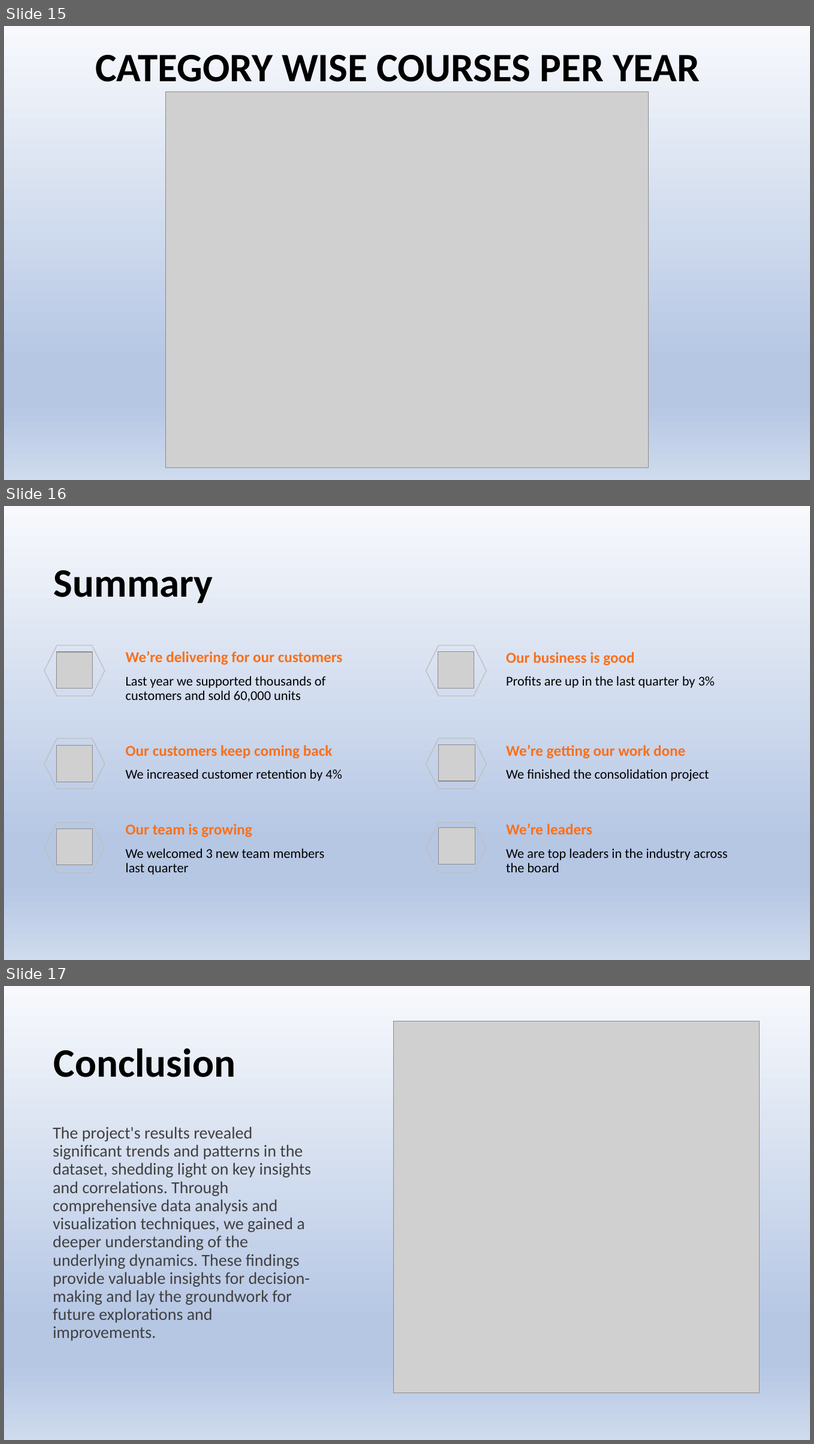
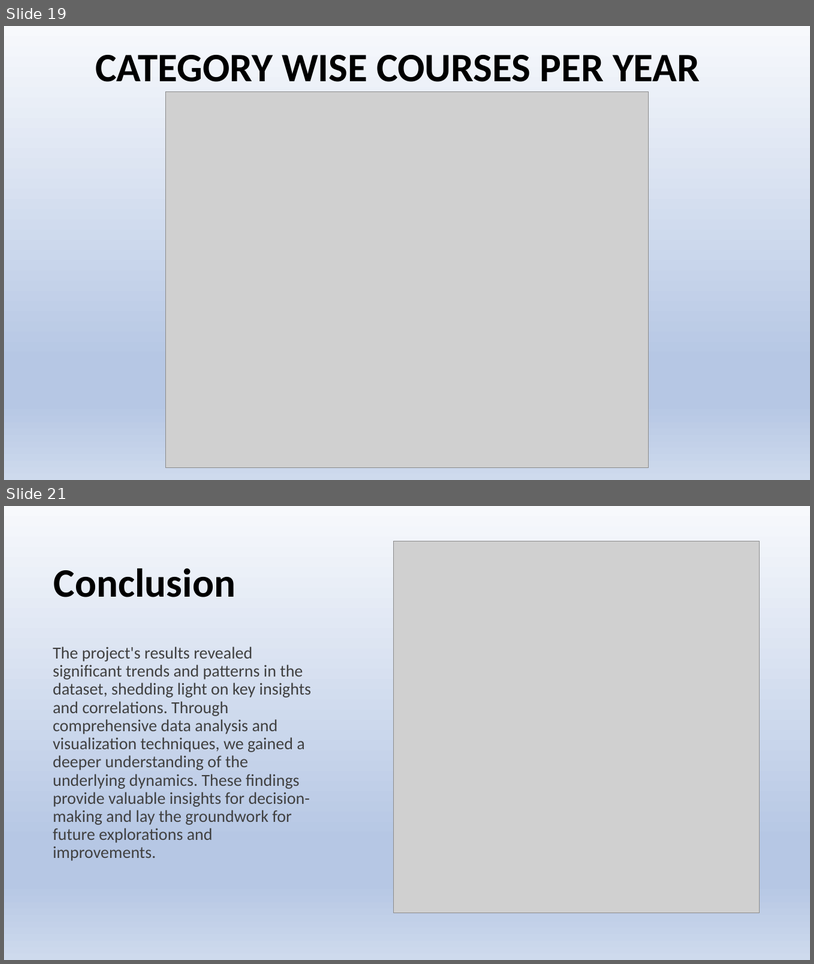
Before and after one commit to jayadir/Analysis_of_udemy_courses, a slide deck: DAVppt.pptx. Shown one above the other, each under a label of ours: slides 15, 16 and 17 before the commit, slides 19 and 21 after it; the slides between them are not shown. The pictures are 814x1444 and 814x964 pixels, drawn with LibreOffice and Linux fonts; fonts in the diff are those of the drawing; grey boxes stand for pictures. Boxes give left, top, right and bottom in pixels: in the first picture for what was removed or moved away, otherwise in the second. Text is boxed around its words. In the diff, an @@ line names an element or a change of style, - is before the commit and + after.

```diff
--- a/DAVppt.pptx
+++ b/DAVppt.pptx
@@ slide 16 removed at (4,506,810,960), background gradient #F7F9FC to #B6C7E4 to #CEDAED @@
@@ title removed at (54,570,213,603) @@
-Summary
@@ hexagon removed at (45,645,105,696) @@
@@ hexagon removed at (426,645,487,696) @@
@@ picture removed at (57,652,93,688) @@
@@ text removed at (126,651,343,702) @@
-We’re delivering for our customers
-Last year we supported thousands of customers and sold 60,000 units
@@ picture removed at (438,652,474,688) @@
@@ text removed at (506,652,715,688) @@
-Our business is good
-Profits are up in the last quarter by 3%
@@ hexagon removed at (45,738,105,789) @@
@@ hexagon removed at (426,738,487,789) @@
@@ picture removed at (57,745,93,782) @@
@@ text removed at (126,745,342,781) @@
-Our customers keep coming back
-We increased customer retention by 4%
@@ picture removed at (439,744,475,781) @@
@@ text removed at (506,745,709,781) @@
-We’re getting our work done
-We finished the consolidation project
@@ hexagon removed at (45,822,105,873) @@
@@ picture removed at (57,828,93,865) @@
@@ text removed at (126,823,325,874) @@
-Our team is growing
-We welcomed 3 new team members
-last quarter
@@ hexagon removed at (426,822,487,873) @@
@@ picture removed at (439,828,475,864) @@
@@ text removed at (506,823,728,872) @@
-We’re leaders
-We are top leaders in the industry across
-the board
@@ what was slide 15 is now slide 19 @@
@@ what was slide 17 is now slide 21 @@
```
Also in this commit, not shown: 6 slides changed, 6 slides added.
